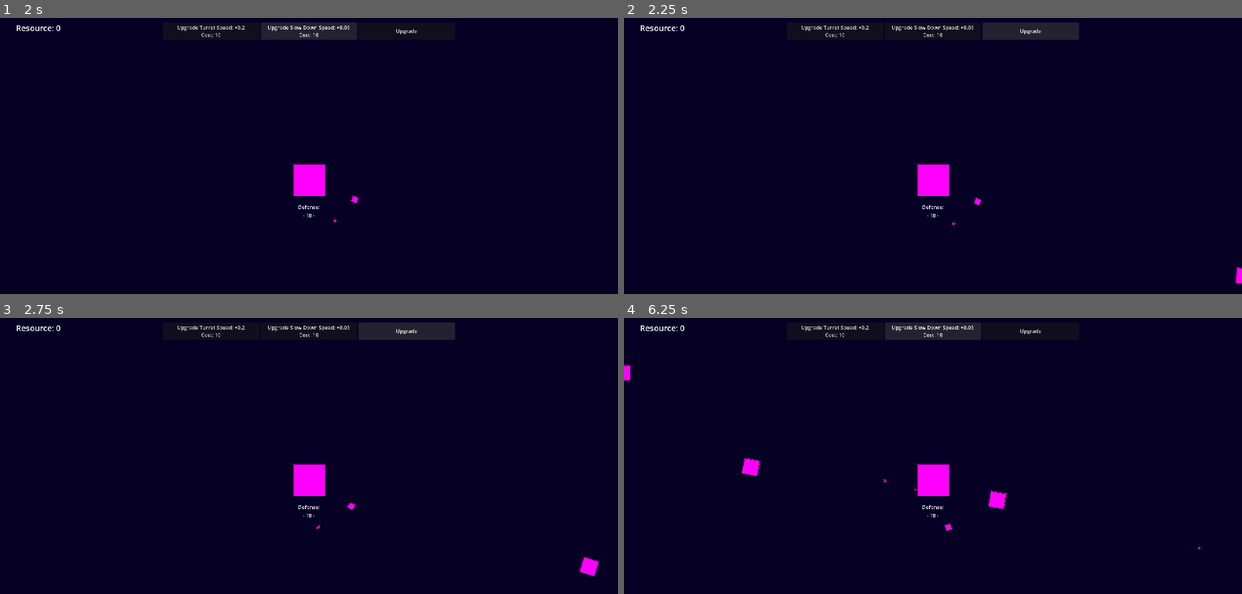
Above: before the commit, frames 1-4 (two rows, left to right).
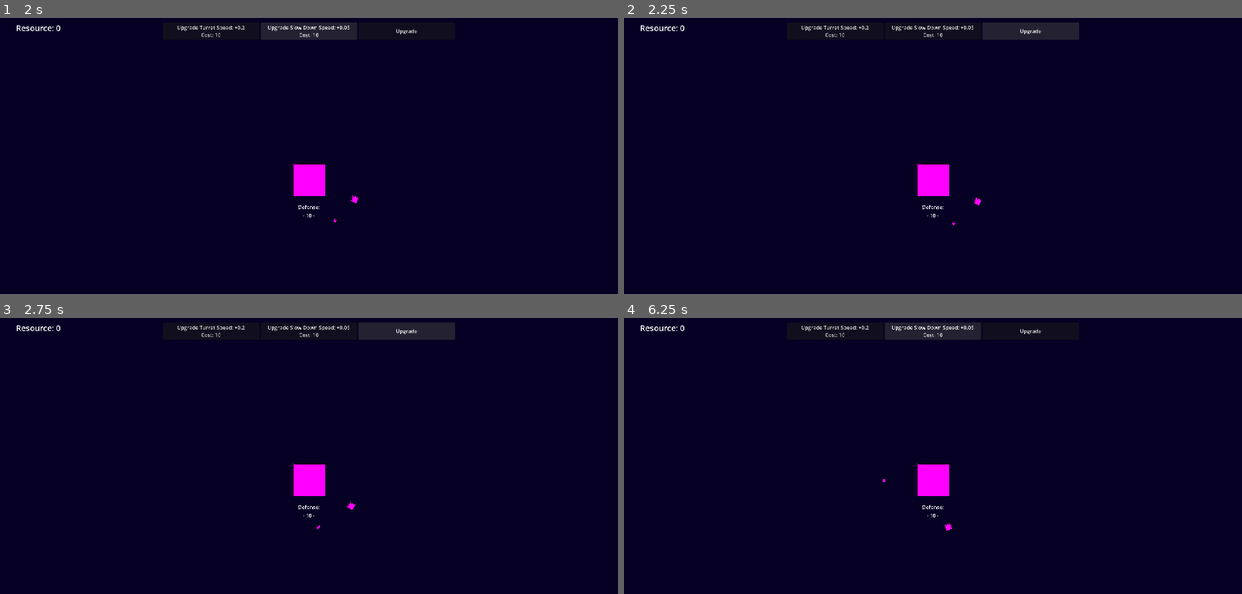
Above: after the commit, the same moments.

Repository: naeemR123/Learners-Game-Jam--2
Game: Godot game, scene res://Scenes/main.tscn
Two runs of this game, one before a commit and one after it. Both use one fixed random seed, a clock stepped at 60 frames per second and the inputs below.
Inputs:
- Up to frame 1 (2 s): click "Upgrade Turret Speed: +0.2 Co…" at 0.5 s; click "Upgrade Slow Down Speed: +0.0…" at 1.25 s
- Up to frame 2 (2.25 s): click "Upgrade" at 2 s
- Up to frame 3 (2.75 s): no input
- Up to frame 4 (6.25 s): click "Upgrade Turret Speed: +0.2 Co…" at 2.75 s; click "Upgrade Slow Down Speed: +0.0…" at 3.5 s; click "Upgrade" at 4.25 s; click "Upgrade Turret Speed: +0.2 Co…" at 5 s; click "Upgrade Slow Down Speed: +0.0…" at 5.75 s

Frame 1 is identical in both runs. In frame 2, less than 0.1% of the frame differs, in the area x 98-100%, y 90-97%; in frame 3, 0.2%; in frame 4, 0.4%, in the area x 0-94%, y 16-85%.

Commit message:
Created asteroid_type resources

Diff:
--- a/Scripts/Resources/Scripts/asteroid_data.gd
+++ b/Scripts/ResourceScripts/asteroid_data.gd
@@ -6,7 +6,8 @@
 @export_category("Visuals")
 @export var name: String
 @export var sprite_texture: Texture2D
-@export var base_scale: Vector2 = Vector2(max_health*1.2,max_health*1.2)
+@export var scale_ratio: float = 1
+var	base_scale: Vector2 = Vector2(max_health*scale_ratio,max_health*scale_ratio)
 
 @export_category("Base Stats")
 @export var max_health: float
--- /dev/null
+++ b/Scripts/Resources/boss_asteroid.tres
@@ -0,0 +1,19 @@
+[gd_resource type="Resource" script_class="AsteroidData" format=3 uid="uid://nya66lyp4462"]
+
+[ext_resource type="Script" uid="uid://b7ruo5o8pgeta" path="res://Scripts/ResourceScripts/asteroid_data.gd" id="1_0wwu6"]
+
+[sub_resource type="PlaceholderTexture2D" id="PlaceholderTexture2D_0wwu6"]
+
+[resource]
+script = ExtResource("1_0wwu6")
+name = "Boss"
+sprite_texture = SubResource("PlaceholderTexture2D_0wwu6")
+scale_ratio = 3.0
+max_health = 100.0
+min_speed = 5.0
+max_speed = 10.0
+slow_resistance = 1.0
+min_resources = 50
+max_resources = 75
+behavior = 2
+metadata/_custom_type_script = "uid://b7ruo5o8pgeta"
--- /dev/null
+++ b/Scripts/Resources/comet_asteroid.tres
@@ -0,0 +1,19 @@
+[gd_resource type="Resource" script_class="AsteroidData" format=3 uid="uid://87s5ni3a5wy2"]
+
+[ext_resource type="Script" uid="uid://b7ruo5o8pgeta" path="res://Scripts/ResourceScripts/asteroid_data.gd" id="1_ijo3f"]
+
+[sub_resource type="PlaceholderTexture2D" id="PlaceholderTexture2D_ijo3f"]
+
+[resource]
+script = ExtResource("1_ijo3f")
+name = "Comet"
+sprite_texture = SubResource("PlaceholderTexture2D_ijo3f")
+scale_ratio = 0.5
+max_health = 1.0
+min_speed = 125.0
+max_speed = 150.0
+slow_resistance = 0.25
+min_resources = 10
+max_resources = 20
+behavior = 1
+metadata/_custom_type_script = "uid://b7ruo5o8pgeta"
--- /dev/null
+++ b/Scripts/Resources/common_asteroid.tres
@@ -0,0 +1,16 @@
+[gd_resource type="Resource" script_class="AsteroidData" format=3 uid="uid://dhw17c26y8o5t"]
+
+[ext_resource type="Script" uid="uid://b7ruo5o8pgeta" path="res://Scripts/ResourceScripts/asteroid_data.gd" id="1_bgh7d"]
+
+[sub_resource type="PlaceholderTexture2D" id="PlaceholderTexture2D_meeva"]
+
+[resource]
+script = ExtResource("1_bgh7d")
+name = "Common"
+sprite_texture = SubResource("PlaceholderTexture2D_meeva")
+scale_ratio = 1.2
+max_health = 3.0
+min_speed = 15.0
+max_speed = 40.0
+max_resources = 3
+metadata/_custom_type_script = "uid://b7ruo5o8pgeta"
--- /dev/null
+++ b/Scripts/Resources/swarm_asteroid.tres
@@ -0,0 +1,18 @@
+[gd_resource type="Resource" script_class="AsteroidData" format=3 uid="uid://dpb6uroljx7gn"]
+
+[ext_resource type="Script" uid="uid://b7ruo5o8pgeta" path="res://Scripts/ResourceScripts/asteroid_data.gd" id="1_3unon"]
+
+[sub_resource type="PlaceholderTexture2D" id="PlaceholderTexture2D_3unon"]
+
+[resource]
+script = ExtResource("1_3unon")
+name = "Swarm"
+sprite_texture = SubResource("PlaceholderTexture2D_3unon")
+scale_ratio = 0.5
+max_health = 3.0
+min_speed = 50.0
+max_speed = 100.0
+slow_resistance = 0.15
+min_resources = 3
+max_resources = 5
+metadata/_custom_type_script = "uid://b7ruo5o8pgeta"
--- /dev/null
+++ b/Scripts/Resources/tank_asteroid.tres
@@ -0,0 +1,18 @@
+[gd_resource type="Resource" script_class="AsteroidData" format=3 uid="uid://c0bh7jrawthn1"]
+
+[ext_resource type="Script" uid="uid://b7ruo5o8pgeta" path="res://Scripts/ResourceScripts/asteroid_data.gd" id="1_4qp8t"]
+
+[sub_resource type="PlaceholderTexture2D" id="PlaceholderTexture2D_4qp8t"]
+
+[resource]
+script = ExtResource("1_4qp8t")
+name = "Tank"
+sprite_texture = SubResource("PlaceholderTexture2D_4qp8t")
+scale_ratio = 2.0
+max_health = 15.0
+min_speed = 10.0
+max_speed = 20.0
+slow_resistance = 0.5
+min_resources = 4
+max_resources = 7
+metadata/_custom_type_script = "uid://b7ruo5o8pgeta"
--- a/Scripts/asteroid.gd
+++ b/Scripts/asteroid.gd
@@ -23,6 +23,10 @@
 var planet: Area2D
 
 func start(target_planet: Area2D, start_pos: Vector2, debug_speed: bool, debug_speed_value: float) -> void:
+	if not data:
+		queue_free()
+		return
+
 	if debug_speed == true:
 		speed = debug_speed_value
 	planet = target_planet
Renamed: Scripts/Resources/Scripts/asteroid_data.gd.uid -> Scripts/ResourceScripts/asteroid_data.gd.uid
